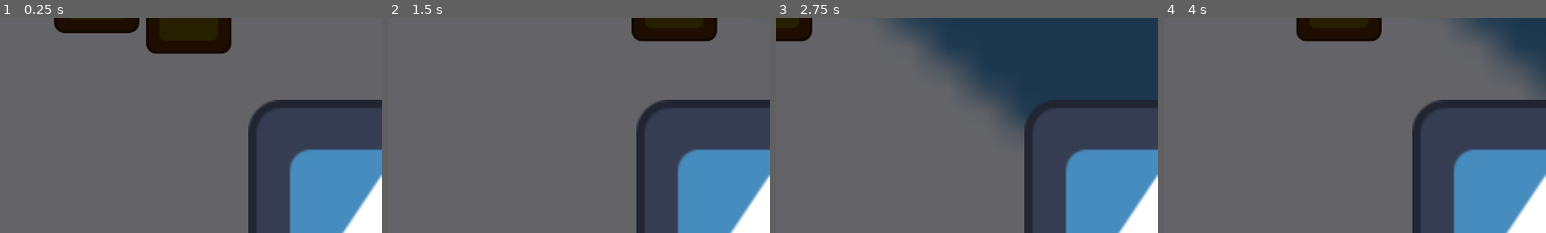
Above: before the commit, frames 1-4 (left to right).
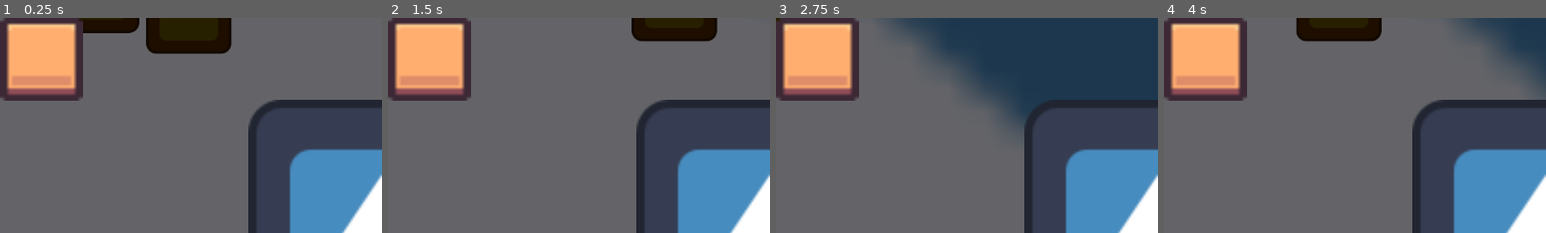
Above: after the commit, the same moments.

Repository: Alexoga9/Basura-Recolector
Game: Godot game, scene res://Commons/Componentes/Utilidades/Inventario/mundo.tscn
The game is run twice, just before and just after one commit, with the same random seed, the same clock (stepped at 60 frames per second) and the same inputs. Before the commit the project starts from res://Escenario/mundo.tscn. The engine's default icon, where the game draws it, is replaced by a stand-in: a white triangle on a blue panel in a dark square.
Inputs (mouse positions are % of the whole screen's width and height, from its top left):
- Up to frame 1 (0.25 s): no input
- Up to frame 2 (1.5 s): tap Enter at 0.5 s; move the mouse to (72, 45) at 0.52 s; hold D (derecha) 0.53-1.25 s; tap L at 0.6 s; click (72, 45) at 0.67 s; tap Space at 0.77 s; drag from (30, 55) to (45, 70) at 1.27 s
- Up to frame 3 (2.75 s): move the mouse to (60, 28) at 2.02 s; hold D (derecha) from 2.03 s (still down); tap Delete at 2.1 s
- Up to frame 4 (4 s): release D (derecha) at 2.75 s; drag from (45, 70) to (20, 35) at 2.77 s; tap Space at 3.5, 3.77 s; move the mouse to (80, 65) at 3.52 s; hold A (izquierda) from 3.53 s (still down); tap Enter at 3.6 s
The pictures show only the part of the screen within x 0-50%, y 0-50%; the shares and areas given below are measured in that part.

The runs differ from the first frame. In frame 1, 8.3% of the frame differs, in the area x 0-22%, y 0-39%; in frame 2, 8.3%; in frame 3, 8.3%; in frame 4, 8.3%.
Error after the commit: Invalid access to property or key 'id' on a base object of type 'Nil'. (res://Commons/Componentes/Utilidades/Inventario/InventarioSlot.gd:14)

Commit message:
Revisión de codigo del juaco
La mayoria de cositas todo chingon.

Inventario como singleton, interesante aunque pensando en cambiar.
Creacion de coger item, cambio para utilizar Loot.

otros cambios varios

Diff:
--- a/Escenario/Inventario.tscn
+++ b/Commons/Componentes/Utilidades/Inventario/Inventario.tscn
@@ -1,8 +1,7 @@
 [gd_scene format=3 uid="uid://bxxsc2sciuuu3"]
 
-[ext_resource type="Script" uid="uid://cvdailrt3pbqn" path="res://Escenario/InventarioSlot.gd" id="1_syqwc"]
-[ext_resource type="Resource" uid="uid://daq1xqhby8g5g" path="res://Entidades/new_resource.tres" id="2_syqwc"]
-[ext_resource type="Texture2D" uid="uid://p7dfkv8att0p" path="res://Assets/Inventario/image.png" id="3_aorov"]
+[ext_resource type="Script" uid="uid://cvdailrt3pbqn" path="res://Commons/Componentes/Utilidades/Inventario/InventarioSlot.gd" id="1_rkrsp"]
+[ext_resource type="Texture2D" uid="uid://p7dfkv8att0p" path="res://Assets/Inventario/image.png" id="2_nttg7"]
 
 [node name="Control" type="Control" unique_id=615073819]
 layout_mode = 3
@@ -22,16 +21,17 @@
 
 [node name="Panel" type="Panel" parent="CanvasLayer/HBoxContainer" unique_id=851919116]
 layout_mode = 2
-script = ExtResource("1_syqwc")
-item_data = ExtResource("2_syqwc")
+script = ExtResource("1_rkrsp")
 
 [node name="TextureRect" type="TextureRect" parent="CanvasLayer/HBoxContainer/Panel" unique_id=906568026]
+unique_name_in_owner = true
 layout_mode = 0
 offset_right = 40.0
 offset_bottom = 40.0
-texture = ExtResource("3_aorov")
+texture = ExtResource("2_nttg7")
 
 [node name="Label" type="Label" parent="CanvasLayer/HBoxContainer/Panel" unique_id=857493552]
+unique_name_in_owner = true
 layout_mode = 1
 anchors_preset = 2
 anchor_top = 1.0
--- a/Escenario/InventarioSlot.gd
+++ b/Commons/Componentes/Utilidades/Inventario/InventarioSlot.gd
@@ -3,8 +3,8 @@
 
 @export var item_data: LootDefinicion # Arrastra el .tres aquí en el inspector
 
-@onready var icon: TextureRect = $TextureRect
-@onready var count_label: Label = $Label
+@onready var count_label = %Label
+@onready var icon = %TextureRect
 
 
 func _ready() -> void:
--- /dev/null
+++ b/Commons/Componentes/Utilidades/Inventario/cogerItems.tscn
@@ -0,0 +1,17 @@
+[gd_scene format=3 uid="uid://bq2jmt8xu17ps"]
+
+[ext_resource type="Script" uid="uid://c7afoe64tj6c3" path="res://Commons/Componentes/Utilidades/Inventario/coger_items.gd" id="1_mobwi"]
+[ext_resource type="Texture2D" uid="uid://e7kokadv3aib" path="res://Assets/icon.svg" id="2_vfckp"]
+
+[sub_resource type="CircleShape2D" id="CircleShape2D_2bnav"]
+
+[node name="Node2D" type="Node2D" unique_id=1895368560]
+
+[node name="Area2D" type="Area2D" parent="." unique_id=307132450]
+script = ExtResource("1_mobwi")
+
+[node name="Sprite2D" type="Sprite2D" parent="Area2D" unique_id=2031050729]
+texture = ExtResource("2_vfckp")
+
+[node name="CollisionShape2D" type="CollisionShape2D" parent="Area2D" unique_id=427938856]
+shape = SubResource("CircleShape2D_2bnav")
--- a/Entidades/Loot/Loot.tscn
+++ b/Entidades/Loot/Loot.tscn
@@ -1,6 +1,7 @@
 [gd_scene format=3 uid="uid://cd6lygsc501ww"]
 
 [ext_resource type="Script" uid="uid://d1alhwontnr3g" path="res://Entidades/Loot/Loot_Item.gd" id="1_yo54l"]
+[ext_resource type="Resource" uid="uid://daq1xqhby8g5g" path="res://Entidades/new_resource.tres" id="2_4wyng"]
 
 [sub_resource type="CircleShape2D" id="CircleShape2D_si7tl"]
 radius = 15.0
@@ -9,6 +10,7 @@
 collision_layer = 8
 collision_mask = 8
 script = ExtResource("1_yo54l")
+data = ExtResource("2_4wyng")
 
 [node name="CollisionShape2D" type="CollisionShape2D" parent="." unique_id=1608053603]
 unique_name_in_owner = true
--- a/Escenario/cogerItems.tscn
+++ /dev/null
@@ -1,14 +0,0 @@
-[gd_scene format=3 uid="uid://bq2jmt8xu17ps"]
-
-[ext_resource type="Script" uid="uid://c7afoe64tj6c3" path="res://Escenario/coger_items.gd" id="1_xe7ge"]
-[ext_resource type="Texture2D" uid="uid://e7kokadv3aib" path="res://Assets/icon.svg" id="2_q5x5m"]
-
-[node name="Node2D" type="Node2D" unique_id=1895368560]
-
-[node name="Area2D" type="Area2D" parent="." unique_id=307132450]
-script = ExtResource("1_xe7ge")
-
-[node name="Sprite2D" type="Sprite2D" parent="Area2D" unique_id=2031050729]
-texture = ExtResource("2_q5x5m")
-
-[node name="CollisionShape2D" type="CollisionShape2D" parent="Area2D" unique_id=427938856]
--- a/Recursos/LootDefinicion.gd
+++ b/Recursos/LootDefinicion.gd
@@ -5,6 +5,7 @@
 enum TipoLoot {BASICO, PESADO, PAQUETE}
 @export var tipo_de_loot: TipoLoot
 @export var valor: int
+@export var cantidad_maxima: int
 @export var tiene_requisito: bool
 
 @export var escena: PackedScene
@@ -19,6 +20,7 @@
 		loot.nombre = nombre
 		#loot.tipo_de_loot = tipo_de_loot
 		loot.valor = valor
+		loot.cantidad_maxima = cantidad_maxima
 		loot.tags = tags
 		loot.audio = audio
 		loot.sprite = sprite
--- a/Utilidades/Autoloads/inventario.gd
+++ b/Utilidades/Autoloads/inventario.gd
@@ -5,8 +5,9 @@
 var _counts: Dictionary = {}
 
 
+# añade y tiene tope si ya se lleno
 func add_item(item: LootDefinicion) -> void:
-	if _counts.get(item.id, 0) >= item.valor:
+	if _counts.get(item.id, 0) >= item.cantidad_maxima:
 		print("[Inventory] Slot lleno: ", item.id)
 		return
 
Renamed: Escenario/InventarioSlot.gd.uid -> Commons/Componentes/Utilidades/Inventario/InventarioSlot.gd.uid
Renamed: Escenario/coger_items.gd -> Commons/Componentes/Utilidades/Inventario/coger_items.gd
Renamed: Escenario/coger_items.gd.uid -> Commons/Componentes/Utilidades/Inventario/coger_items.gd.uid
Renamed: Escenario/mundo.tscn -> Commons/Componentes/Utilidades/Inventario/mundo.tscn
